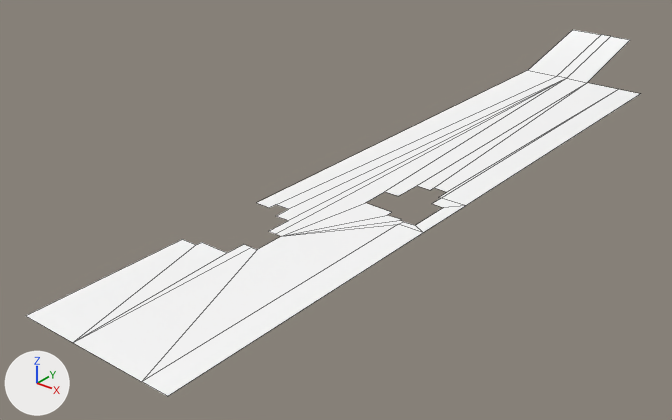
An edit to the FBX model Assets/Art Assets/Meshes/Object_TempleRoof_18.fbx, drawn before and after from the same camera.
Rendered twice from a 50 mm lens placed at (28.8, -77.4, 26.4), pointed at (-9.4, -29.6, -3.2). The axes (+X, +Y, +Z) are drawn at lower left. The lights are the same throughout. Mesh edges are drawn as thin lines. Where no turn or scale is listed for an object, it has been applied to the vertices.

In view in the first picture: 'Object_TempleRoof_18'.
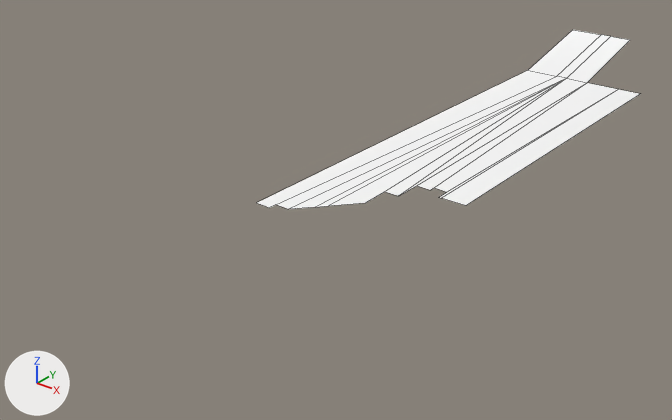
Where the newer file only moved an object's origin or applied its transform, the numbers keep the older frame.

Diff of the bpy script that builds the scene:
```diff
--- a/Assets/Art Assets/Meshes/Object_TempleRoof_18.fbx.py
+++ b/Assets/Art Assets/Meshes/Object_TempleRoof_18.fbx.py
@@ me_mesh @@
 # used by ob_object_templeroof_18; location = (-10.0, -30.0, 0.0)
-me_mesh.from_pydata(...)  # 51 vertices, 25 faces; spans x 0.0..11.0, y -25.0..39.0, z 0.0..2.0
+me_mesh.from_pydata(...)  # 26 vertices, 14 faces; spans x 0.0..11.0, y -7.3..39.0, z 0.0..2.0
+# me_mesh part 1
+# 27 vertices are removed from x 0.0..11.0, y -25.0..-0.2, z 0.0
+# 16 faces are deleted
+# 2 vertices are added at (3.4, -5.3, 0.0), (4.0, -4.6, 0.0)
+# 5 new faces join them
 me_mesh.materials.append(mat_mat_templefloor)
```

Where the change shows, as pixel boxes (x1, y1, x2, y2) in the pictures (672 x 420 px):
'Object_TempleRoof_18', reshaped (38% narrower, 51% shorter)
    before: (26, 30, 640, 396)
    after: (257, 30, 640, 209)
part 1 of me_mesh, cut back
    before: (26, 79, 566, 396)
    after: (290, 79, 566, 209)
